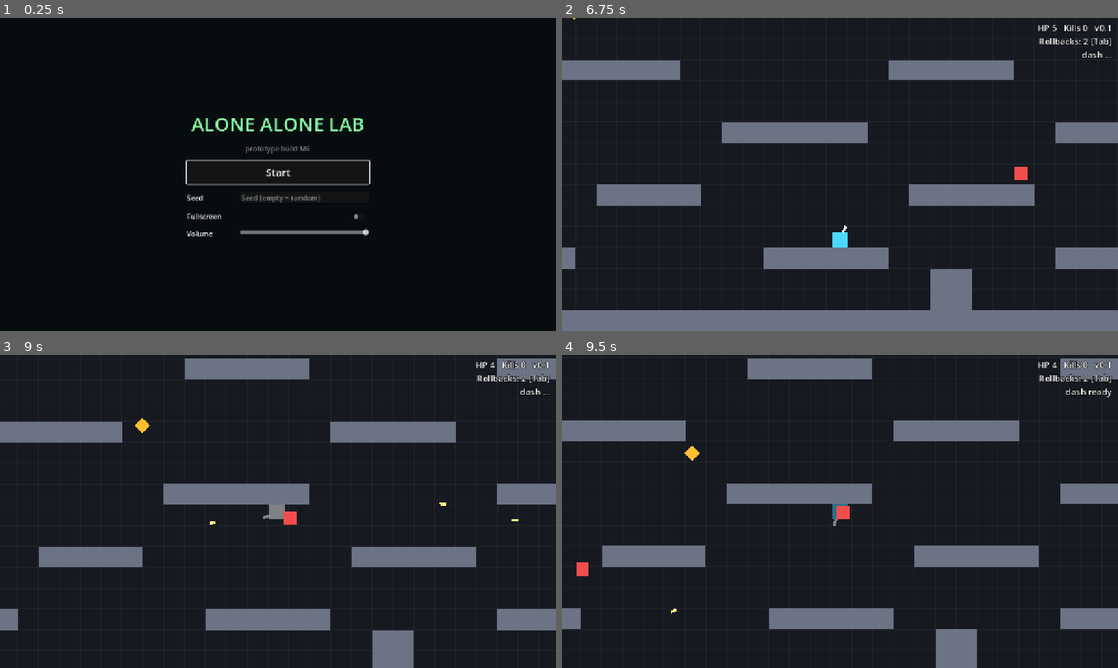
Above: before the commit, frames 1-4 (two rows, left to right).
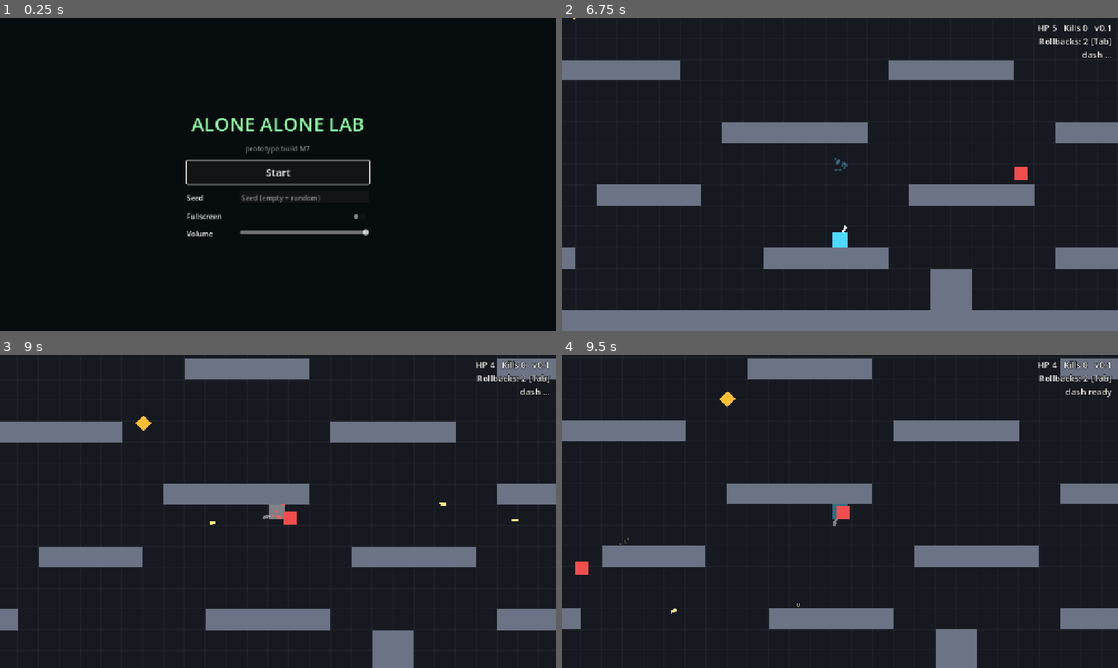
Above: after the commit, the same moments.

Repository: mrafael1/PatchNote
Game: Godot game, scene res://ui/start_screen.tscn
The game is run twice, just before and just after one commit, with the same random seed, the same clock (stepped at 60 frames per second) and the same inputs.
Inputs (mouse positions are in pixels of both pictures, inside the frame that each line leads up to):
- Up to frame 1 (0.25 s): no input
- Up to frame 2 (6.75 s): click (867, 196) at 0.52 s; type "12" at 0.6 s; click "Start" at 1.25 s; tap Enter at 2 s; move the mouse to (962, 158) at 2.02 s; hold D (move_right) 2.03-2.75 s; hold Shift (dash) 2.03-2.75 s; tap Space (jump) at 2.27, 2.57 s; click (962, 158) at 2.3 s; drag from (728, 190) to (812, 237) at 2.77 s; move the mouse to (895, 105) at 3.52 s; hold D (move_right) 3.53-4.25 s; hold Space (jump) 3.53-4.25 s; click (895, 105) at 3.67 s; tap Shift (dash) at 3.8 s; drag from (812, 237) to (673, 127) at 4.27 s; move the mouse to (1006, 221) at 5.02 s; hold A (move_left) 5.03-5.75 s; hold Space (jump) 5.03-5.75 s; tap 2 (choose_2) at 5.1 s; click (1006, 221) at 5.17 s; tap Escape (pause) at 5.65 s; drag from (673, 127) to (756, 96) at 5.77 s; move the mouse to (867, 174) at 6.52 s; hold S (move_down) from 6.53 s (still down); hold Shift (dash) from 6.53 s (still down)
- Up to frame 3 (9 s): click (305, 511) at 6.8 s; release S (move_down) at 7.25 s; release Shift (dash) at 7.25 s; drag from (194, 433) to (166, 527) at 7.27 s; move the mouse to (400, 495) at 8.02 s; press the mouse at (400, 495) at 8.03 s; hold W (move_up) 8.03-8.75 s; tap Space (jump) at 8.27, 8.57 s; tap Shift (dash) at 8.3 s; release the mouse at (400, 495) at 8.75 s; drag from (166, 527) to (250, 574) at 8.77 s
- Up to frame 4 (9.5 s): no input

The runs differ from the first frame. In frame 1, less than 0.1% of the frame differs, in the area x 55-56%, y 40-43%; in frame 2, less than 0.1%; in frame 3, less than 0.1%; in frame 4, 0.2%, in the area x 2-43%, y 11-81%.

Commit message:
M7: polish and Windows export
Generated SFX (synthesized at runtime, no audio files), more particle bursts
(wall sparks, landing dust, dash trail, explosion sparks, player hit) with a
live-effect cap, glitch shader + progress bar on transitions, explosion
presentation signal, Windows export preset and tools/export.ps1 that boots
the exported build and checks the mutation list.

Co-Authored-By: Claude Opus 5.5 <noreply@anthropic.com>

Diff:
--- a/core/event_bus.gd
+++ b/core/event_bus.gd
@@ -14,6 +14,7 @@
 signal player_jumped
 signal player_landed(pos: Vector2, impact_speed: float)
 signal player_dashed
+signal explosion(pos: Vector2, radius: float)   ## presentation hook; carries no damage
 signal patch_applied(mutation: Resource)
 signal patch_reverted(mutation: Resource)
 signal rules_changed(rules: Resource)
--- a/core/mutation_db.gd
+++ b/core/mutation_db.gd
@@ -11,6 +11,10 @@
 
 func _ready() -> void:
 	reload()
+	var ids: Array[String] = []
+	for m in all:
+		ids.append(String(m.id))
+	print("[mutations] %d: %s" % [all.size(), ", ".join(ids)])
 
 
 func reload() -> void:
--- a/entities/explosion.gd
+++ b/entities/explosion.gd
@@ -36,6 +36,7 @@
 			var away := player.global_position - pos
 			if away.length() <= p_radius + BODY_MARGIN:
 				_push(player, away, p_radius, knockback)
+	EventBus.explosion.emit(pos, p_radius)
 	if is_instance_valid(RunState.world):
 		var ring := Explosion.new()
 		ring.radius = p_radius
--- a/main.gd
+++ b/main.gd
@@ -2,7 +2,7 @@
 extends Node2D
 ## The game scene. Builds the arena, the player, the camera and the UI, and starts a run.
 
-const BUILD := "M6"
+const BUILD := "M7"
 const PLAYER_SCENE := preload("res://entities/player.tscn")
 const CHASER_SCENE := preload("res://entities/enemy_chaser.tscn")
 const WAVE_SIZE := 8
@@ -23,6 +23,7 @@
 var patch_history: PatchHistory
 var run_loop: RunLoop
 var report: ReportScreen
+var sound: Sound
 
 
 func _ready() -> void:
@@ -63,7 +64,12 @@
 	feedback.effects_parent = world
 	add_child(feedback)
 
+	sound = Sound.new()
+	sound.name = "Sound"
+	add_child(sound)
+
 	transition = Transition.new()
+	transition.sound = sound
 	add_child(transition)
 
 	director = AiDirector.new()
@@ -75,6 +81,8 @@
 	add_child(prompt_panel)
 	director.prompt_requested.connect(prompt_panel.open)
 	prompt_panel.chosen.connect(director.on_choice)
+	director.prompt_requested.connect(func(_o: Offer) -> void: sound.play(&"prompt", 0.0))
+	prompt_panel.chosen.connect(func(_o: Offer, _m: Mutation) -> void: sound.play(&"click", 0.0))
 
 	patch_history = PatchHistory.new()
 	patch_history.director = director
@@ -90,6 +98,9 @@
 	run_loop.transition = transition
 	add_child(run_loop)
 	run_loop.report_ready.connect(_on_report_ready)
+	run_loop.phase_changed.connect(func(phase: StringName) -> void:
+		if phase == RunLoop.RELEASE_CANDIDATE:
+			sound.play(&"release_candidate", 0.0))
 
 	report = ReportScreen.new()
 	add_child(report)
--- a/systems/feedback.gd
+++ b/systems/feedback.gd
@@ -1,18 +1,28 @@
 class_name Feedback
 extends Node
 ## Hit feedback. Presentation only: it listens to gameplay events and never changes
-## gameplay state. Hit flash, death puff, screen shake when the player is hurt.
+## gameplay state. Hit flash, particles (death puff, wall sparks, landing dust, dash
+## trail, explosion sparks, player hit burst), screen shake.
 
 const PUFF_COUNT := 12
+const MAX_LIVE_EFFECTS := 80   ## beyond this, new bursts are skipped (a horde of bounces)
+const DUST := Color(0.75, 0.78, 0.85)
+const HIT := Color(1.0, 0.35, 0.35)
 
 var camera: CameraRig
 var effects_parent: Node
+
+var _live := 0
 
 
 func _ready() -> void:
 	EventBus.entity_damaged.connect(_on_entity_damaged)
 	EventBus.enemy_killed.connect(_on_enemy_killed)
 	EventBus.player_hit.connect(_on_player_hit)
+	EventBus.projectile_hit_wall.connect(_on_hit_wall)
+	EventBus.player_landed.connect(_on_player_landed)
+	EventBus.player_dashed.connect(_on_player_dashed)
+	EventBus.explosion.connect(_on_explosion)
 
 
 func _on_entity_damaged(target: Node, _info: RefCounted) -> void:
@@ -30,26 +40,84 @@
 func _on_player_hit(_info: RefCounted) -> void:
 	if camera:
 		camera.shake(9.0)
+	var player := _player()
+	if player:
+		burst(player.global_position, HIT, 10, 120.0, 260.0, 0.35, 5.0)
+
+
+func _on_hit_wall(projectile: Node, pos: Vector2, normal: Vector2) -> void:
+	var visual := projectile.get_node_or_null("Visual") as RectVisual if is_instance_valid(projectile) else null
+	var color := visual.color if visual else Color.WHITE
+	burst(pos, color, 5, 60.0, 180.0, 0.18, 3.0, normal, 70.0)
+
+
+func _on_player_landed(pos: Vector2, impact_speed: float) -> void:
+	var rules := RunState.rules
+	var up := -rules.gravity_dir.normalized() if rules.gravity_enabled else Vector2.UP
+	var amount := int(clampf(impact_speed / 60.0, 6.0, 16.0))
+	burst(pos - up * 16.0, DUST, amount, 50.0, 160.0, 0.35, 4.0, up, 80.0, 0.3)
+	if camera and impact_speed > 700.0:
+		camera.shake(4.0)
+
+
+func _on_player_dashed() -> void:
+	var player := _player()
+	if player:
+		burst(player.global_position, Color(0.4, 0.9, 1.0, 0.8), 10, 20.0, 90.0, 0.3, 6.0)
+
+
+func _on_explosion(pos: Vector2, radius: float) -> void:
+	burst(pos, Color(1.0, 0.75, 0.3), int(clampf(radius / 6.0, 8.0, 20.0)), radius * 1.5, radius * 3.5, 0.3, 4.0)
+	if camera:
+		camera.shake(3.0)
 
 
 func puff(pos: Vector2, color: Color) -> void:
-	if not is_instance_valid(effects_parent):
+	burst(pos, color, PUFF_COUNT, 90.0, 240.0, 0.45, 6.0, Vector2.ZERO, 180.0, 0.5)
+
+
+## One-shot CPUParticles2D. dir == ZERO means all directions. gravity_scale scales
+## the world gravity (debris falls only when the world has gravity).
+func burst(pos: Vector2, color: Color, amount: int, speed_min: float, speed_max: float,
+		lifetime: float, size: float, dir := Vector2.ZERO, spread := 180.0, gravity_scale := 0.0) -> void:
+	if not is_instance_valid(effects_parent) or _live >= MAX_LIVE_EFFECTS:
 		return
 	var p := CPUParticles2D.new()
 	p.one_shot = true
 	p.explosiveness = 1.0
-	p.amount = PUFF_COUNT
-	p.lifetime = 0.45
-	p.spread = 180.0
-	p.initial_velocity_min = 90.0
-	p.initial_velocity_max = 240.0
-	p.scale_amount_min = 4.0
-	p.scale_amount_max = 8.0
+	p.amount = maxi(1, amount)
+	p.lifetime = lifetime
+	p.direction = dir if dir != Vector2.ZERO else Vector2.RIGHT
+	p.spread = spread if dir != Vector2.ZERO else 180.0
+	p.initial_velocity_min = speed_min
+	p.initial_velocity_max = speed_max
+	p.damping_min = speed_min * 0.5
+	p.damping_max = speed_max
+	p.scale_amount_min = size * 0.6
+	p.scale_amount_max = size * 1.3
 	p.color = color
-	# Debris falls when the world has gravity.
+	var fade := Gradient.new()
+	fade.set_color(0, Color.WHITE)
+	fade.set_color(1, Color(1, 1, 1, 0))
+	p.color_ramp = fade
 	var rules := RunState.rules
-	p.gravity = rules.gravity_dir.normalized() * rules.gravity_strength * 0.5 if rules.gravity_enabled else Vector2.ZERO
+	p.gravity = rules.gravity_dir.normalized() * rules.gravity_strength * gravity_scale \
+			if rules.gravity_enabled and gravity_scale > 0.0 else Vector2.ZERO
 	p.position = pos
-	p.finished.connect(p.queue_free)
+	_live += 1
+	p.finished.connect(_on_effect_finished.bind(p))
 	effects_parent.add_child(p)
 	p.emitting = true
+
+
+func live_effects() -> int:
+	return _live
+
+
+func _on_effect_finished(p: CPUParticles2D) -> void:
+	_live -= 1
+	p.queue_free()
+
+
+func _player() -> Node2D:
+	return get_tree().get_first_node_in_group(&"player") as Node2D
--- /dev/null
+++ b/systems/glitch.gdshader
@@ -0,0 +1,31 @@
+// Full-screen "the build is being rewritten" glitch over the frozen world.
+// strength 0 = invisible. Slices of the screen shift sideways, the colour channels
+// split, and faint scanlines and a green tint come in with strength.
+shader_type canvas_item;
+
+uniform sampler2D screen_tex : hint_screen_texture, filter_nearest;
+uniform float strength : hint_range(0.0, 1.0) = 0.0;
+uniform float seed = 0.0;
+
+float hash(float n) {
+	return fract(sin(n * 127.1 + seed * 311.7) * 43758.5453);
+}
+
+void fragment() {
+	vec2 uv = SCREEN_UV;
+	float t = floor(TIME * 24.0);
+	// Horizontal bands, a few of which jump sideways each step.
+	float band = floor(uv.y * 28.0);
+	float r = hash(band + t * 13.0);
+	float shift = (r > 1.0 - 0.35 * strength) ? (hash(band * 7.0 + t) - 0.5) * 0.12 * strength : 0.0;
+	uv.x = clamp(uv.x + shift, 0.0, 1.0);
+	float split = 0.006 * strength;
+	vec3 col;
+	col.r = texture(screen_tex, uv + vec2(split, 0.0)).r;
+	col.g = texture(screen_tex, uv).g;
+	col.b = texture(screen_tex, uv - vec2(split, 0.0)).b;
+	float scan = 0.85 + 0.15 * sin(SCREEN_UV.y * 720.0 * 3.14159);
+	col *= mix(1.0, scan, strength);
+	col = mix(col, col * vec3(0.7, 1.15, 0.8), 0.5 * strength);
+	COLOR = vec4(col, 1.0);
+}
--- /dev/null
+++ b/systems/sound.gd
@@ -0,0 +1,176 @@
+class_name Sound
+extends Node
+## Generated placeholder sound effects (PLAN 1, "generated placeholder SFX").
+## Every sound is synthesized once at startup into an AudioStreamWAV; there are no
+## audio files. Presentation only: it listens to EventBus and never touches gameplay.
+## Other systems may also call play() directly (UI, prompt, run loop).
+
+const RATE := 22050
+const MAX_VOICES := 4
+## Minimum milliseconds between two plays of the same sound, so a burst of hits
+## does not turn into noise.
+const MIN_GAP_MS := {&"shoot": 45, &"enemy_shoot": 60, &"hit": 35, &"bounce": 40,
+		&"kill": 30, &"land": 80, &"explosion": 50}
+
+enum Wave { SQUARE, SAW, SINE, TRIANGLE, NOISE }
+
+var muted := false
+## name -> AudioStreamWAV, synthesized when the node enters the tree (about 85 ms).
+var streams := {}
+
+var _players := {}
+var _last_ms := {}
+var _rng := RandomNumberGenerator.new()
+
+
+func _ready() -> void:
+	process_mode = Node.PROCESS_MODE_ALWAYS
+	_rng.seed = 1
+	_build_all()
+	for key: StringName in streams:
+		var p := AudioStreamPlayer.new()
+		p.stream = streams[key]
+		p.max_polyphony = MAX_VOICES
+		p.volume_db = -6.0
+		add_child(p)
+		_players[key] = p
+	EventBus.projectile_fired.connect(_on_projectile_fired)
+	EventBus.projectile_hit_wall.connect(_on_hit_wall)
+	EventBus.entity_damaged.connect(_on_damaged)
+	EventBus.enemy_killed.connect(func(_e: Node, _i: RefCounted) -> void: play(&"kill"))
+	EventBus.player_hit.connect(func(_i: RefCounted) -> void: play(&"player_hit"))
+	EventBus.player_died.connect(func() -> void: play(&"player_died"))
+	EventBus.player_jumped.connect(func() -> void: play(&"jump"))
+	EventBus.player_landed.connect(func(_p: Vector2, _s: float) -> void: play(&"land"))
+	EventBus.player_dashed.connect(func() -> void: play(&"dash"))
+	EventBus.explosion.connect(func(_p: Vector2, _r: float) -> void: play(&"explosion"))
+	EventBus.patch_applied.connect(func(_m: Resource) -> void: play(&"patch_apply"))
+	EventBus.patch_reverted.connect(func(_m: Resource) -> void: play(&"patch_revert"))
+	EventBus.run_ended.connect(func(o: StringName) -> void: play(&"win" if o == &"win" else &"lose"))
+
+
+## Plays a sound by name. Unknown names are ignored.
+func play(key: StringName, pitch_jitter := 0.04) -> void:
+	if muted or not _players.has(key):
+		return
+	var now := Time.get_ticks_msec()
+	var gap: int = MIN_GAP_MS.get(key, 0)
+	if gap > 0 and now - int(_last_ms.get(key, -100000)) < gap:
+		return
+	_last_ms[key] = now
+	var p := _players[key] as AudioStreamPlayer
+	p.pitch_scale = 1.0 + _rng.randf_range(-pitch_jitter, pitch_jitter)
+	p.play()
+
+
+func _on_projectile_fired(p: Node) -> void:
+	play(&"shoot" if p.get(&"faction") == &"player" else &"enemy_shoot")
+
+
+func _on_hit_wall(p: Node, _pos: Vector2, _normal: Vector2) -> void:
+	if is_instance_valid(p) and p.get(&"faction") == &"player":
+		play(&"bounce")
+
+
+func _on_damaged(target: Node, _info: RefCounted) -> void:
+	if is_instance_valid(target) and target.is_in_group(&"enemy"):
+		play(&"hit")
+
+
+# --- Synthesis -------------------------------------------------------------
+
+func _build_all() -> void:
+	streams[&"shoot"] = _wav(_tone(0.07, 950, 480, Wave.SQUARE, 0.22))
+	streams[&"enemy_shoot"] = _wav(_tone(0.10, 320, 190, Wave.SQUARE, 0.14))
+	streams[&"hit"] = _wav(_mix(_tone(0.06, 260, 110, Wave.SQUARE, 0.18), _tone(0.05, 0, 0, Wave.NOISE, 0.15)))
+	streams[&"kill"] = _wav(_mix(_tone(0.20, 420, 70, Wave.SINE, 0.35), _tone(0.16, 0, 0, Wave.NOISE, 0.22, 2.5)))
+	streams[&"player_hit"] = _wav(_mix(_tone(0.28, 230, 55, Wave.SAW, 0.42), _tone(0.12, 0, 0, Wave.NOISE, 0.2)))
+	streams[&"player_died"] = _wav(_mix(_tone(0.9, 320, 35, Wave.SAW, 0.45, 1.2), _tone(0.5, 0, 0, Wave.NOISE, 0.25, 1.5)))
+	streams[&"jump"] = _wav(_tone(0.11, 280, 720, Wave.SQUARE, 0.16))
+	streams[&"land"] = _wav(_mix(_tone(0.09, 0, 0, Wave.NOISE, 0.22, 3.0), _tone(0.08, 140, 60, Wave.SINE, 0.3)))
+	streams[&"dash"] = _wav(_tone(0.14, 0, 0, Wave.NOISE, 0.2, 1.5, 0.03))
+	streams[&"explosion"] = _wav(_mix(_tone(0.38, 0, 0, Wave.NOISE, 0.4, 2.0), _tone(0.32, 130, 38, Wave.SINE, 0.45)))
+	streams[&"bounce"] = _wav(_tone(0.045, 1300, 900, Wave.TRIANGLE, 0.14))
+	streams[&"patch_apply"] = _wav(_seq([440, 660, 880, 1320], 0.06, Wave.SQUARE, 0.16))
+	streams[&"patch_revert"] = _wav(_seq([1320, 880, 660, 440], 0.06, Wave.SQUARE, 0.16))
+	streams[&"prompt"] = _wav(_seq([660, 990], 0.08, Wave.SINE, 0.3))
+	streams[&"click"] = _wav(_tone(0.03, 1100, 1000, Wave.SINE, 0.25))
+	streams[&"compile"] = _wav(_chatter(0.7, 0.18))
+	streams[&"glitch"] = _wav(_mix(_chatter(0.18, 0.14), _tone(0.18, 0, 0, Wave.NOISE, 0.12, 1.0)))
+	streams[&"release_candidate"] = _wav(_seq([620, 820, 620, 820, 620, 820], 0.11, Wave.SQUARE, 0.16))
+	streams[&"win"] = _wav(_seq([523, 659, 784, 1046, 1046], 0.12, Wave.SQUARE, 0.2))
+	streams[&"lose"] = _wav(_seq([392, 330, 262, 196], 0.18, Wave.SAW, 0.22))
+
+
+## One voice: frequency sweeps exponentially from f0 to f1, the envelope rises over
+## `attack` seconds and decays as (1 - t)^curve.
+func _tone(duration: float, f0: float, f1: float, wave: Wave, volume: float,
+		curve := 1.8, attack := 0.004) -> PackedFloat32Array:
+	var n := int(duration * RATE)
+	var out := PackedFloat32Array()
+	out.resize(n)
+	var phase := 0.0
+	var noise_hold := 0.0
+	for i in n:
+		var t := float(i) / n
+		var freq := f0 * pow(f1 / f0, t) if f0 > 0.0 and f1 > 0.0 else f0
+		phase = fmod(phase + freq / RATE, 1.0)
+		var s := 0.0
+		match wave:
+			Wave.SQUARE:
+				s = 1.0 if phase < 0.5 else -1.0
+			Wave.SAW:
+				s = phase * 2.0 - 1.0
+			Wave.SINE:
+				s = sin(phase * TAU)
+			Wave.TRIANGLE:
+				s = 1.0 - 4.0 * absf(phase - 0.5)
+			Wave.NOISE:
+				# Sample-and-hold at ~1/2 rate: a little darker than white noise.
+				if i % 2 == 0:
+					noise_hold = _rng.randf_range(-1.0, 1.0)
+				s = noise_hold
+		var env := minf(1.0, float(i) / maxf(1.0, attack * RATE)) * pow(1.0 - t, curve)
+		out[i] = s * env * volume
+	return out
+
+
+## Notes one after another, each a short tone.
+func _seq(freqs: Array, note: float, wave: Wave, volume: float) -> PackedFloat32Array:
+	var out := PackedFloat32Array()
+	for f: float in freqs:
+		out.append_array(_tone(note, f, f, wave, volume, 0.8))
+	return out
+
+
+## Terminal chatter: very short blips at random pitches.
+func _chatter(duration: float, volume: float) -> PackedFloat32Array:
+	var out := PackedFloat32Array()
+	while out.size() < int(duration * RATE):
+		var f := _rng.randf_range(500.0, 2200.0)
+		out.append_array(_tone(0.022, f, f, Wave.SQUARE, volume, 0.5))
+		var gap := PackedFloat32Array()
+		gap.resize(int(_rng.randf_range(0.004, 0.02) * RATE))
+		out.append_array(gap)
+	return out
+
+
+func _mix(a: PackedFloat32Array, b: PackedFloat32Array) -> PackedFloat32Array:
+	var out := a.duplicate() if a.size() >= b.size() else b.duplicate()
+	var other := b if a.size() >= b.size() else a
+	for i in other.size():
+		out[i] += other[i]
+	return out
+
+
+func _wav(samples: PackedFloat32Array) -> AudioStreamWAV:
+	var data := PackedByteArray()
+	data.resize(samples.size() * 2)
+	for i in samples.size():
+		data.encode_s16(i * 2, int(clampf(samples[i], -1.0, 1.0) * 32767.0))
+	var w := AudioStreamWAV.new()
+	w.format = AudioStreamWAV.FORMAT_16_BITS
+	w.mix_rate = RATE
+	w.stereo = false
+	w.data = data
+	return w
--- a/systems/transition.gd
+++ b/systems/transition.gd
@@ -13,6 +13,10 @@
 signal finished
 
 var busy := false
+var sound: Sound                 ## optional
+
+const GLITCH_SHADER := preload("res://systems/glitch.gdshader")
+const PROGRESS_CELLS := 24
 
 var _band: ColorRect
 var _terminal: Label
@@ -22,11 +26,27 @@
 var _hint := ""
 var _type_time := 0.0
 var _type_total := 0.0
+var _glitch: ColorRect
+var _glitch_strength := 0.0
+var _glitch_floor := 0.0          ## held while the terminal band is up
+var _progress: Label
+var _progress_time := 0.0
+var _progress_total := 0.0
 
 
 func _ready() -> void:
 	layer = 80
 	process_mode = Node.PROCESS_MODE_ALWAYS
+
+	# Drawn first, so the terminal band sits crisp on top of the glitched world.
+	_glitch = ColorRect.new()
+	_glitch.set_anchors_and_offsets_preset(Control.PRESET_FULL_RECT)
+	_glitch.mouse_filter = Control.MOUSE_FILTER_IGNORE
+	var mat := ShaderMaterial.new()
+	mat.shader = GLITCH_SHADER
+	_glitch.material = mat
+	_glitch.visible = false
+	add_child(_glitch)
 
 	_band = ColorRect.new()
 	_band.color = Color(0.0, 0.03, 0.02, 0.72)
@@ -42,6 +62,14 @@
 	_terminal.offset_left = 80
 	_terminal.vertical_alignment = VERTICAL_ALIGNMENT_CENTER
 	_band.add_child(_terminal)
+
+	_progress = _make_label(18)
+	_progress.set_anchors_and_offsets_preset(Control.PRESET_BOTTOM_WIDE)
+	_progress.offset_left = 80
+	_progress.offset_top = -30
+	_progress.offset_bottom = -6
+	_progress.modulate = Color(1, 1, 1, 0.7)
+	_band.add_child(_progress)
 
 	_toast = _make_label(20)
 	_toast.set_anchors_and_offsets_preset(Control.PRESET_BOTTOM_WIDE)
@@ -115,6 +143,8 @@
 			or (new.gravity_enabled and not old.gravity_dir.is_equal_approx(new.gravity_dir))
 	if not gravity_changes:
 		operation.call()
+		glitch(0.45)
+		_play(&"glitch")
 		_show_toast(line)
 		finished.emit()
 		return
@@ -126,10 +156,19 @@
 		_type_time = 0.0
 		_type_total = duration * 0.7
 		_band.visible = true
+		_progress_time = 0.0
+		_progress_total = duration
+		_progress.text = ""
+		glitch(1.0)
+		_glitch_floor = 0.22
+		_play(&"compile")
 		_timer.start(duration)
 		await _timer.timeout
 		_band.visible = false
+		_glitch_floor = 0.0
 	operation.call()
+	glitch(0.9)
+	_play(&"glitch")
 	RunState.set_pause(&"transition", false)
 	RunState.start_grace(Tuning.grace_time)
 	for p in get_tree().get_nodes_in_group(&"player"):
@@ -163,7 +202,36 @@
 	_toast.visible = true
 
 
+## Kicks the full-screen glitch to at least `amount`; it then fades out.
+func glitch(amount: float) -> void:
+	_glitch_strength = maxf(_glitch_strength, amount)
+	(_glitch.material as ShaderMaterial).set_shader_parameter(&"seed", randf() * 100.0)
+
+
+func glitch_strength() -> float:
+	return _glitch_strength
+
+
+func _play(key: StringName) -> void:
+	if sound:
+		sound.play(key, 0.0)
+
+
 func _process(delta: float) -> void:
+	# Real time: the glitch must fade the same during a pause and at any time scale.
+	var real := delta / maxf(Engine.time_scale, 0.001)
+	if _glitch_strength > _glitch_floor:
+		_glitch_strength = maxf(_glitch_floor, _glitch_strength - real * 2.5)
+	else:
+		_glitch_strength = _glitch_floor
+	_glitch.visible = _glitch_strength > 0.01
+	if _glitch.visible:
+		(_glitch.material as ShaderMaterial).set_shader_parameter(&"strength", _glitch_strength)
+	if _band.visible and _progress_total > 0.0:
+		_progress_time += real
+		var u := clampf(_progress_time / _progress_total, 0.0, 1.0)
+		var cells := int(u * PROGRESS_CELLS)
+		_progress.text = "[%s%s] %d%%" % ["#".repeat(cells), ".".repeat(PROGRESS_CELLS - cells), int(u * 100)]
 	if _band.visible and _type_total > 0.0:
 		_type_time += delta
 		_terminal.visible_ratio = clampf(_type_time / _type_total, 0.0, 1.0)
--- /dev/null
+++ b/tests/gut/test_polish.gd
@@ -0,0 +1,83 @@
+extends GutTest
+## M7: generated sounds, particle bursts, the transition glitch. All presentation:
+## these tests check they exist, stay bounded, and never get stuck on.
+
+const TUNING_KEYS: Array[String] = ["transition_long", "transition_short"]
+
+var _saved := {}
+var _explosions: Array[float] = []
+
+
+func before_each() -> void:
+	for key in TUNING_KEYS:
+		_saved[key] = Tuning.get(key)
+	Tuning.transition_long = 0.0
+	Tuning.transition_short = 0.0
+	RunState.reset(3)
+	_explosions.clear()
+
+
+func after_each() -> void:
+	for key: String in _saved:
+		Tuning.set(key, _saved[key])
+	RunState.reset(0)
+	RunState.world = null
+
+
+func test_every_sound_is_synthesized_short_and_not_silent() -> void:
+	var sound := Sound.new()
+	add_child_autofree(sound)
+	for key in [&"shoot", &"hit", &"kill", &"player_hit", &"jump", &"land", &"dash", &"explosion",
+			&"patch_apply", &"patch_revert", &"prompt", &"compile", &"glitch", &"win", &"lose"]:
+		assert_true(sound.streams.has(key), "has %s" % key)
+		var wav := sound.streams[key] as AudioStreamWAV
+		var seconds := wav.data.size() / 2.0 / Sound.RATE
+		assert_between(seconds, 0.02, 2.0, "%s length" % key)
+		var loud := 0
+		for i in range(0, wav.data.size(), 2):
+			loud = maxi(loud, absi(wav.data.decode_s16(i)))
+		assert_gt(loud, 1000, "%s is audible" % key)
+		assert_lt(loud, 32768, "%s does not clip past 16 bits" % key)
+	sound.play(&"no_such_sound")   # ignored, no error
+
+
+func test_particle_bursts_are_capped_and_freed() -> void:
+	var world := Node2D.new()
+	add_child_autofree(world)
+	var fb := Feedback.new()
+	fb.effects_parent = world
+	add_child_autofree(fb)
+	for i in Feedback.MAX_LIVE_EFFECTS + 25:
+		fb.burst(Vector2.ZERO, Color.WHITE, 4, 10.0, 20.0, 0.1, 2.0)
+	assert_eq(fb.live_effects(), Feedback.MAX_LIVE_EFFECTS)
+	assert_eq(world.get_child_count(), Feedback.MAX_LIVE_EFFECTS)
+	await wait_seconds(0.5)
+	assert_eq(fb.live_effects(), 0, "every burst finished and was released")
+
+
+func test_explosions_announce_themselves_for_presentation() -> void:
+	var world := Node2D.new()
+	add_child_autofree(world)
+	RunState.world = world
+	EventBus.explosion.connect(_on_explosion)
+	Explosion.blast(Vector2(10, 10), 75.0, 1.0, 100.0, &"explosion", &"")
+	EventBus.explosion.disconnect(_on_explosion)
+	assert_eq(_explosions, [75.0] as Array[float])
+	await wait_physics_frames(2)   # the ring visual is added deferred; let it land before the world goes
+
+
+func _on_explosion(_pos: Vector2, radius: float) -> void:
+	_explosions.append(radius)
+
+
+func test_patches_glitch_the_screen_briefly_then_it_clears() -> void:
+	var transition := Transition.new()
+	add_child_autofree(transition)
+	assert_eq(transition.glitch_strength(), 0.0)
+	assert_true(transition.request_apply(MutationDB.get_mutation(&"auto_attack")))
+	assert_gt(transition.glitch_strength(), 0.3, "small patch: short glitch")
+	assert_true(transition.request_apply(MutationDB.get_mutation(&"gravity_on")))
+	assert_gt(transition.glitch_strength(), 0.8, "mode switch: strong glitch")
+	assert_false(get_tree().paused)
+	await wait_seconds(0.6)
+	assert_eq(transition.glitch_strength(), 0.0, "fades out completely")
--- a/ui/start_screen.gd
+++ b/ui/start_screen.gd
@@ -68,6 +68,9 @@
 	column.add_child(_row("Volume", volume))
 
 	start_button.grab_focus.call_deferred()
+	# "-- --autostart" skips this screen (release builds cannot be given a scene path).
+	if "--autostart" in OS.get_cmdline_user_args():
+		start.call_deferred()
 
 
 func _row(label_text: String, control: Control) -> HBoxContainer:
Not shown, added: export_presets.cfg
Not shown, added: systems/glitch.gdshader.uid
Not shown, added: systems/sound.gd.uid
Not shown, added: tests/gut/test_polish.gd.uid
Not shown, added: tools/export.ps1
